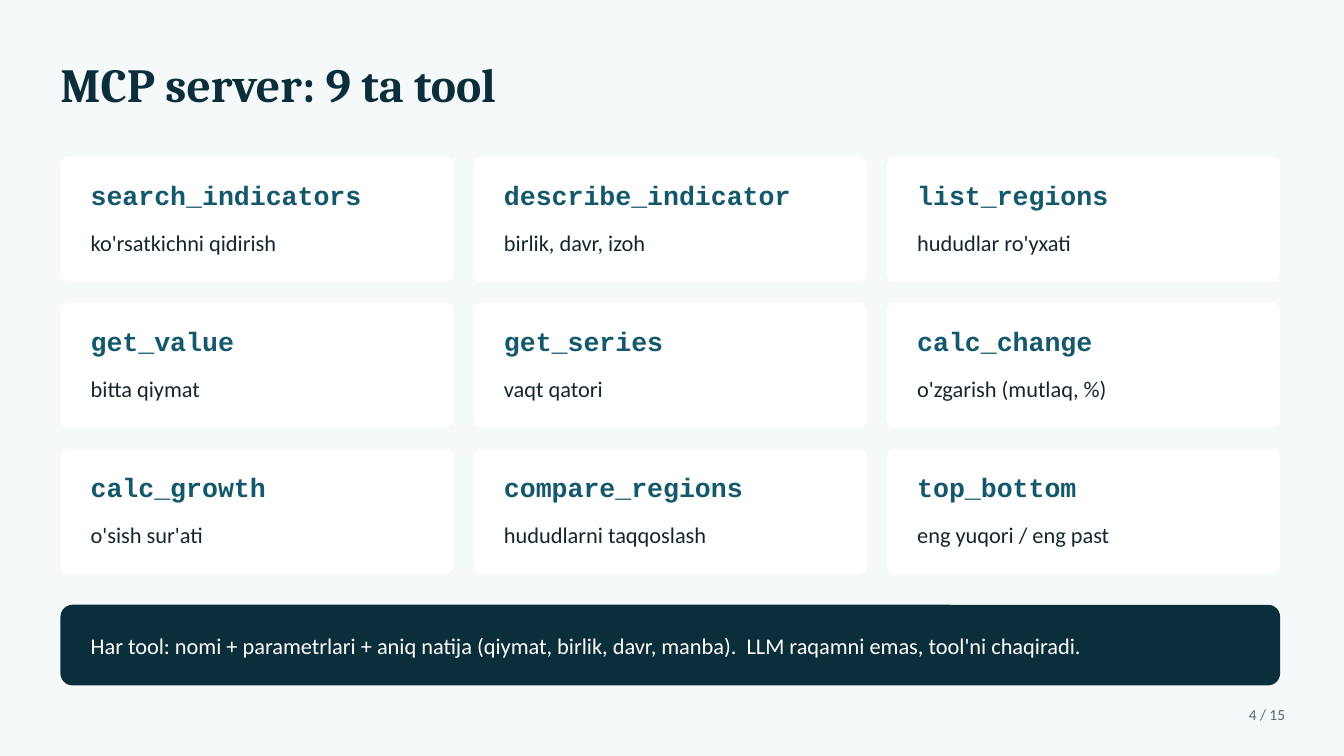
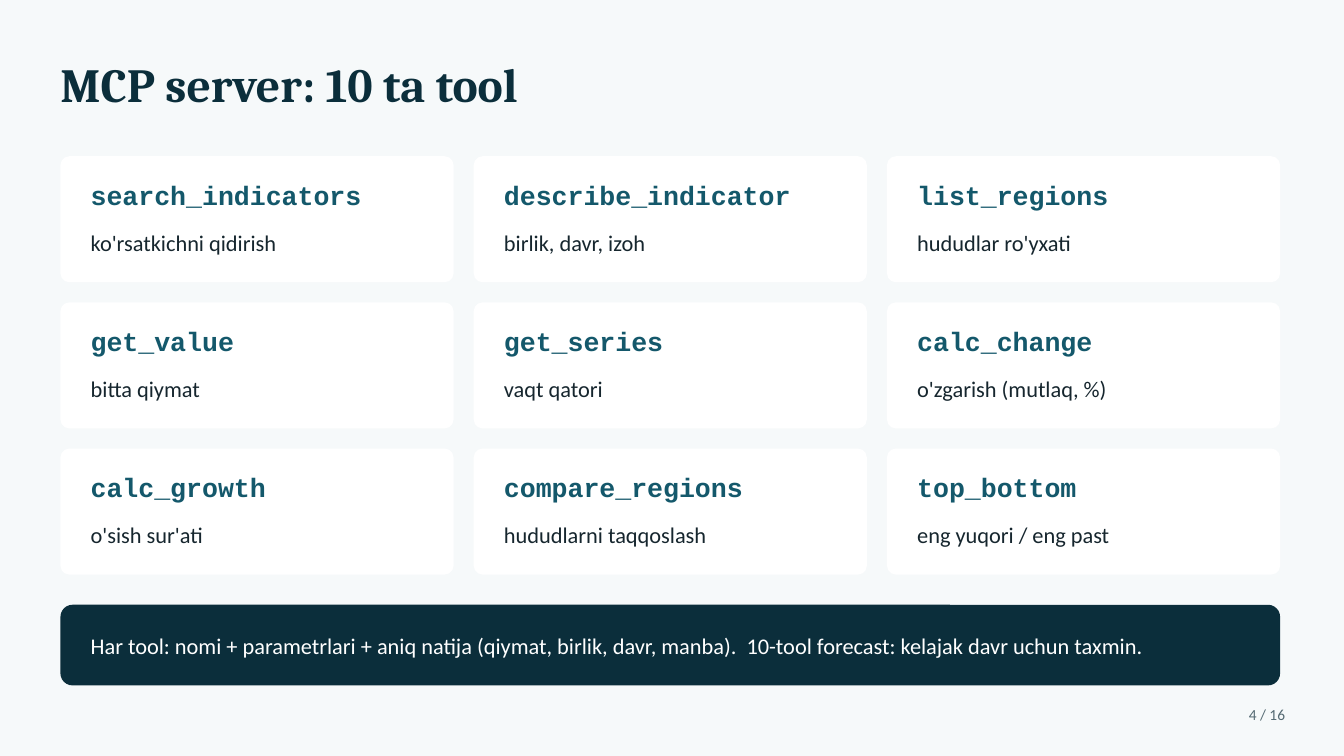
Before and after one commit to shaxzodr562-lab/MCP, a slide deck: slide 4 of SIAT_Yordamchi_taqdimot.pptx. Drawn at 1344x756 pixels with LibreOffice and Linux fonts; fonts in the diff are those of the drawing. Boxes give left, top, right and bottom in pixels: in the first picture for what was removed or moved away, otherwise in the second. Text is boxed around its words. In the diff, an @@ line names an element or a change of style, - is before the commit and + after.

```diff
--- a/SIAT_Yordamchi_taqdimot.pptx
+++ b/SIAT_Yordamchi_taqdimot.pptx
@@ title at bbox=[60, 69, 518, 103]: text changed @@
-MCP server: 9 ta tool
+MCP server: 10 ta tool
@@ text at bbox=[91, 638, 1142, 658]: text changed @@
-Har tool: nomi + parametrlari + aniq natija (qiymat, birlik, davr, manba). LLM raqamni emas, tool'ni chaqiradi.
+Har tool: nomi + parametrlari + aniq natija (qiymat, birlik, davr, manba). 10-tool forecast: kelajak davr uchun taxmin.
@@ text at bbox=[1249, 709, 1285, 720]: text changed @@
-4 / 15
+4 / 16
```
Also in this commit, not shown: 14 other slides changed, 1 slide added, 19 other files.
